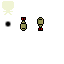
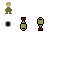
Comparing the layer stacks of the two 64x64 images. Changes:
painted on "units.png" over left=2, top=1, right=14, bottom=15
